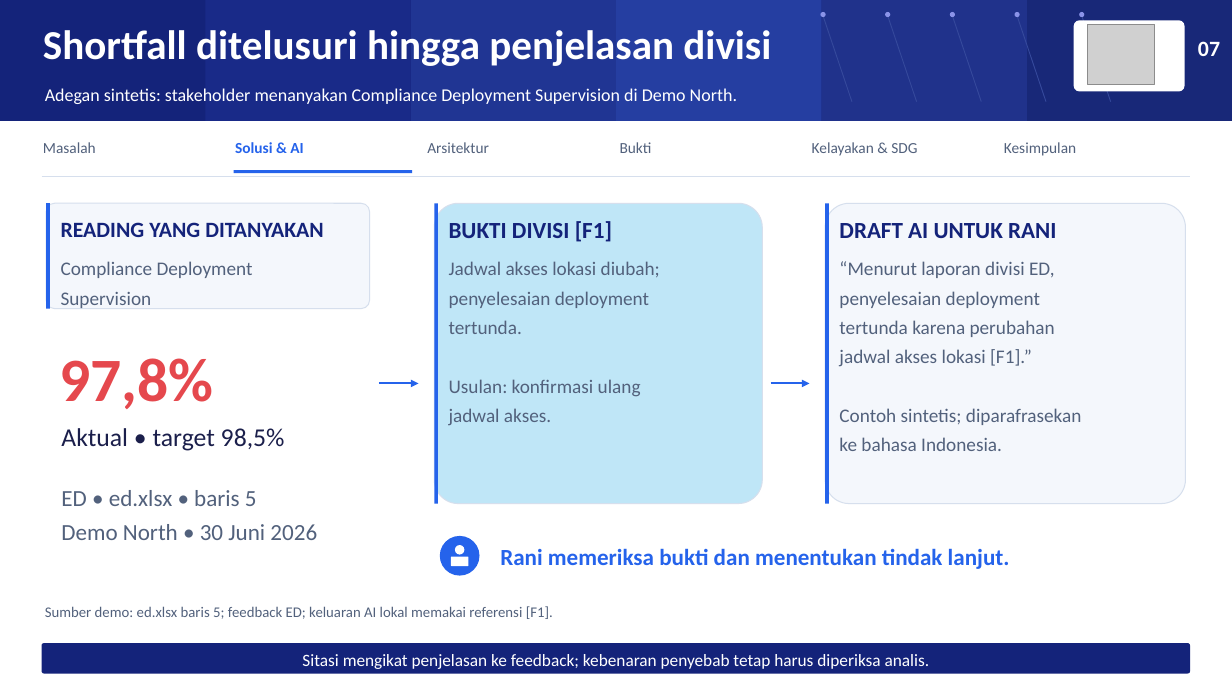
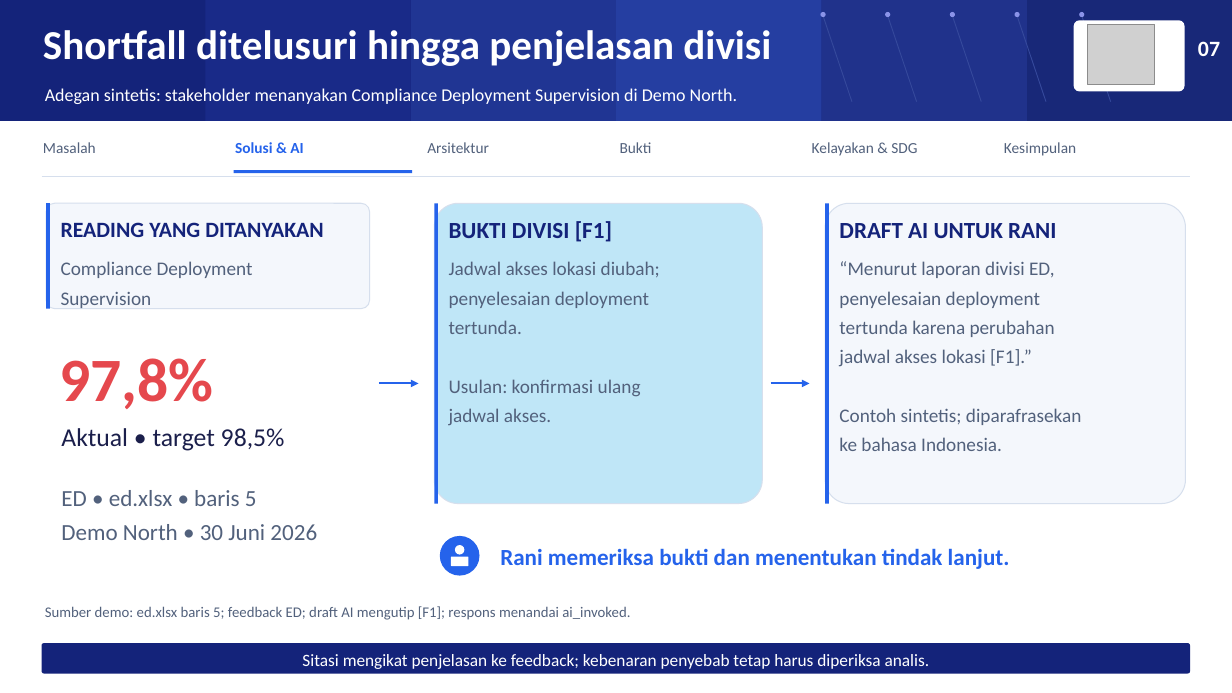
Before and after one commit to Llovind/OmniKP, a slide deck: slide 7 of output/deck/itase-evidence/omniKPI_ITASE_Evidence_Story.pptx. Drawn at 1232x693 pixels with LibreOffice and Linux fonts; fonts in the diff are those of the drawing; grey boxes stand for pictures. Boxes give left, top, right and bottom in pixels: in the first picture for what was removed or moved away, otherwise in the second. Text is boxed around its words. In the diff, an @@ line names an element or a change of style, - is before the commit and + after.

```diff
--- a/output/deck/itase-evidence/omniKPI_ITASE_Evidence_Story.pptx
+++ b/output/deck/itase-evidence/omniKPI_ITASE_Evidence_Story.pptx
@@ text at [45, 606, 630, 620]: text changed @@
-Sumber demo: ed.xlsx baris 5; feedback ED; keluaran AI lokal memakai referensi [F1].
+Sumber demo: ed.xlsx baris 5; feedback ED; draft AI mengutip [F1]; respons menandai ai_invoked.
```
Also in this commit, not shown: 5 other slides changed, 41 other files.
